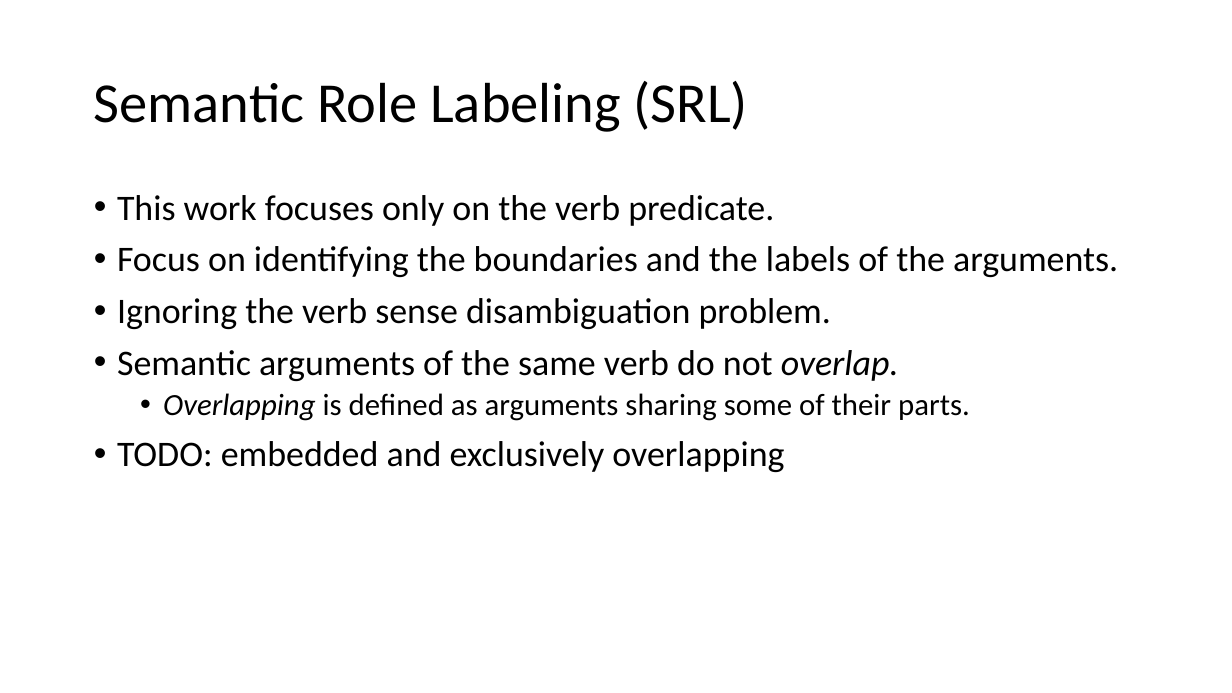
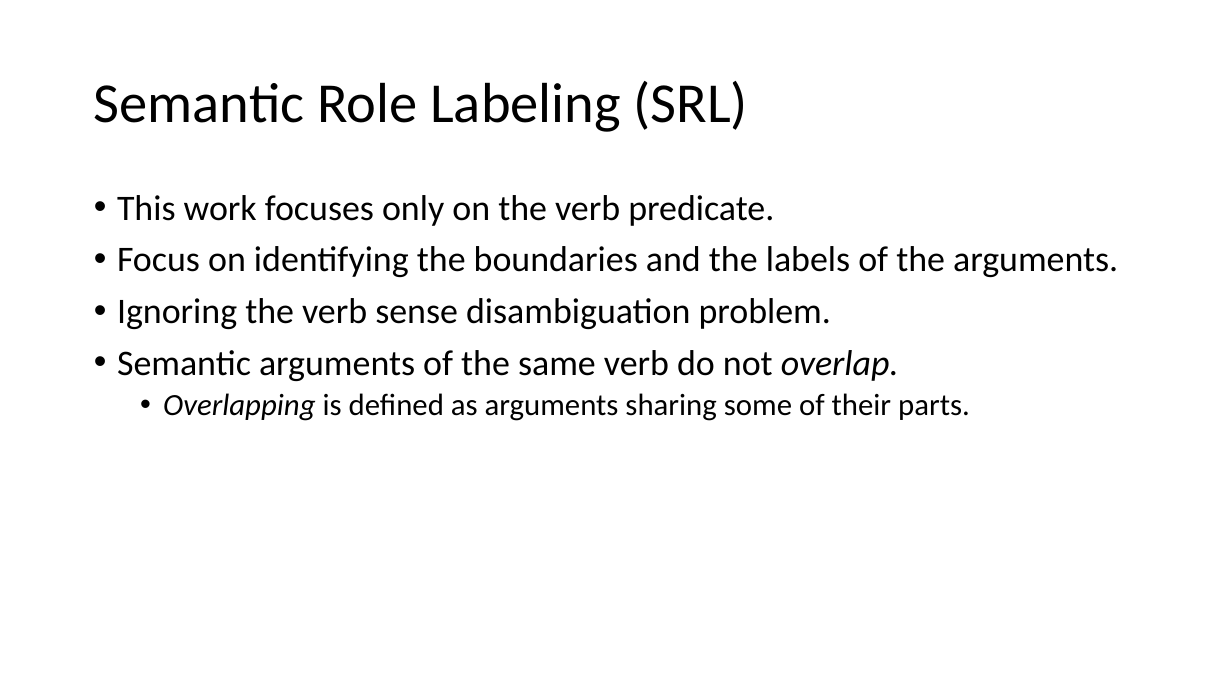
Before and after one commit to jspitkin/spring2017, a slide deck: slide 7 of structured_prediction/importance_of_syntactic_parsing.pptx. Drawn at 1232x693 pixels with LibreOffice and Linux fonts; fonts in the diff are those of the drawing. Boxes give left, top, right and bottom in pixels: in the first picture for what was removed or moved away, otherwise in the second. Text is boxed around its words. In the diff, an @@ line names an element or a change of style, - is before the commit and + after.

```diff
--- a/structured_prediction/importance_of_syntactic_parsing.pptx
+++ b/structured_prediction/importance_of_syntactic_parsing.pptx
@@ text at (117,441,784,472): paragraph removed @@
-• TODO: embedded and exclusively overlapping
```
Also in this commit, not shown: 5 other slides changed, 9 slides added, 2 slides removed, 13 other files.
